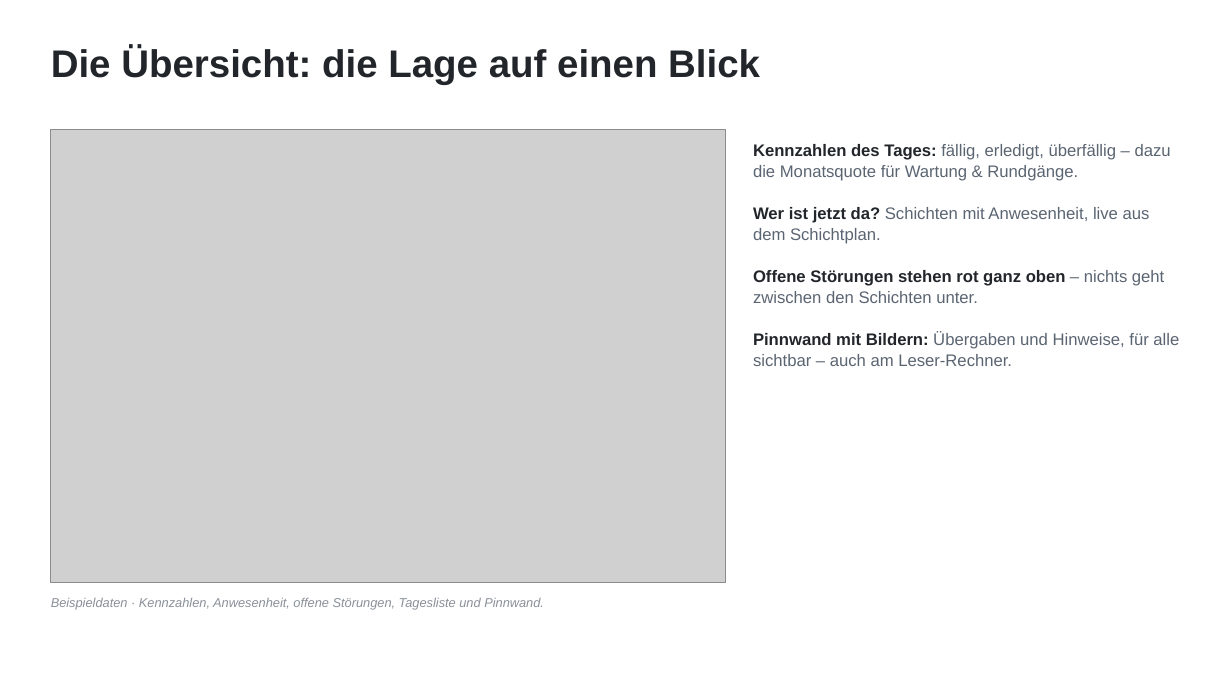
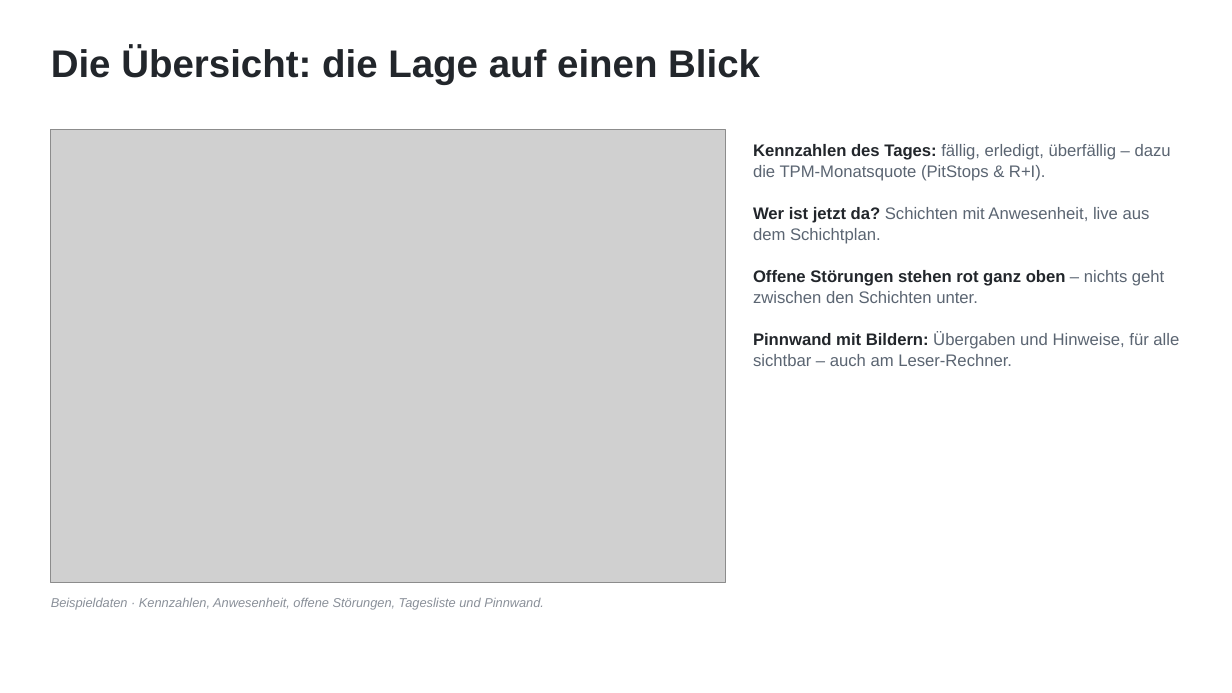
Before and after one commit to ciraciroberto90-debug/WerkstattKalender, a slide deck: slide 5 of doku/Werkstatt-Cockpit-Vorstellung.pptx. Drawn at 1232x693 pixels with LibreOffice and Linux fonts; fonts in the diff are those of the drawing; grey boxes stand for pictures. Boxes give left, top, right and bottom in pixels: in the first picture for what was removed or moved away, otherwise in the second. Text is boxed around its words. In the diff, an @@ line names an element or a change of style, - is before the commit and + after.

```diff
--- a/doku/Werkstatt-Cockpit-Vorstellung.pptx
+++ b/doku/Werkstatt-Cockpit-Vorstellung.pptx
@@ text at bbox=[753, 144, 1171, 181]: text changed @@
-Kennzahlen des Tages: fällig, erledigt, überfällig – dazu die Monatsquote für Wartung & Rundgänge.
+Kennzahlen des Tages: fällig, erledigt, überfällig – dazu die TPM-Monatsquote (PitStops & R+I).
```
Also in this commit, not shown: 4 other slides changed, 11 other files.
